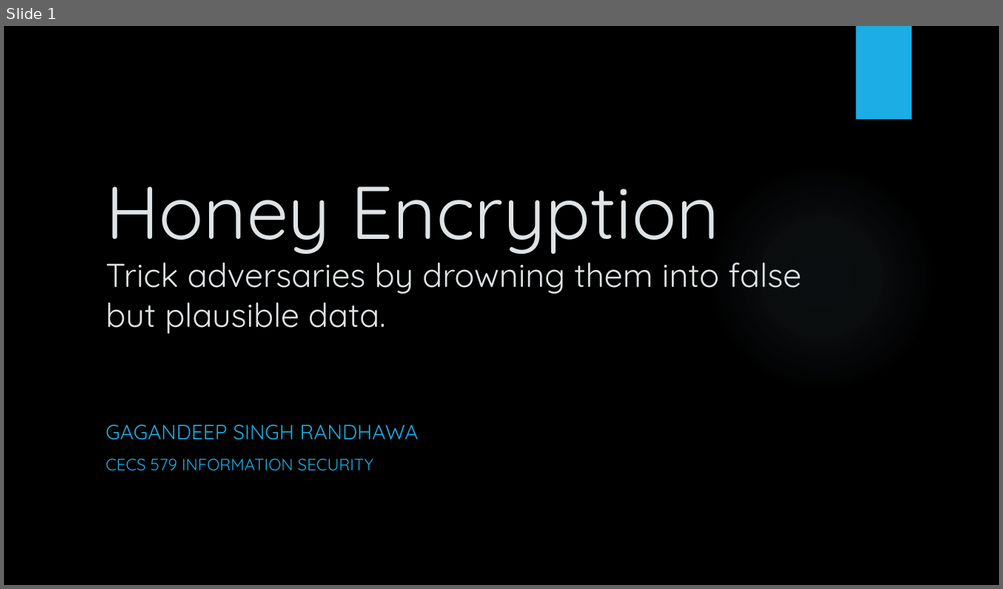
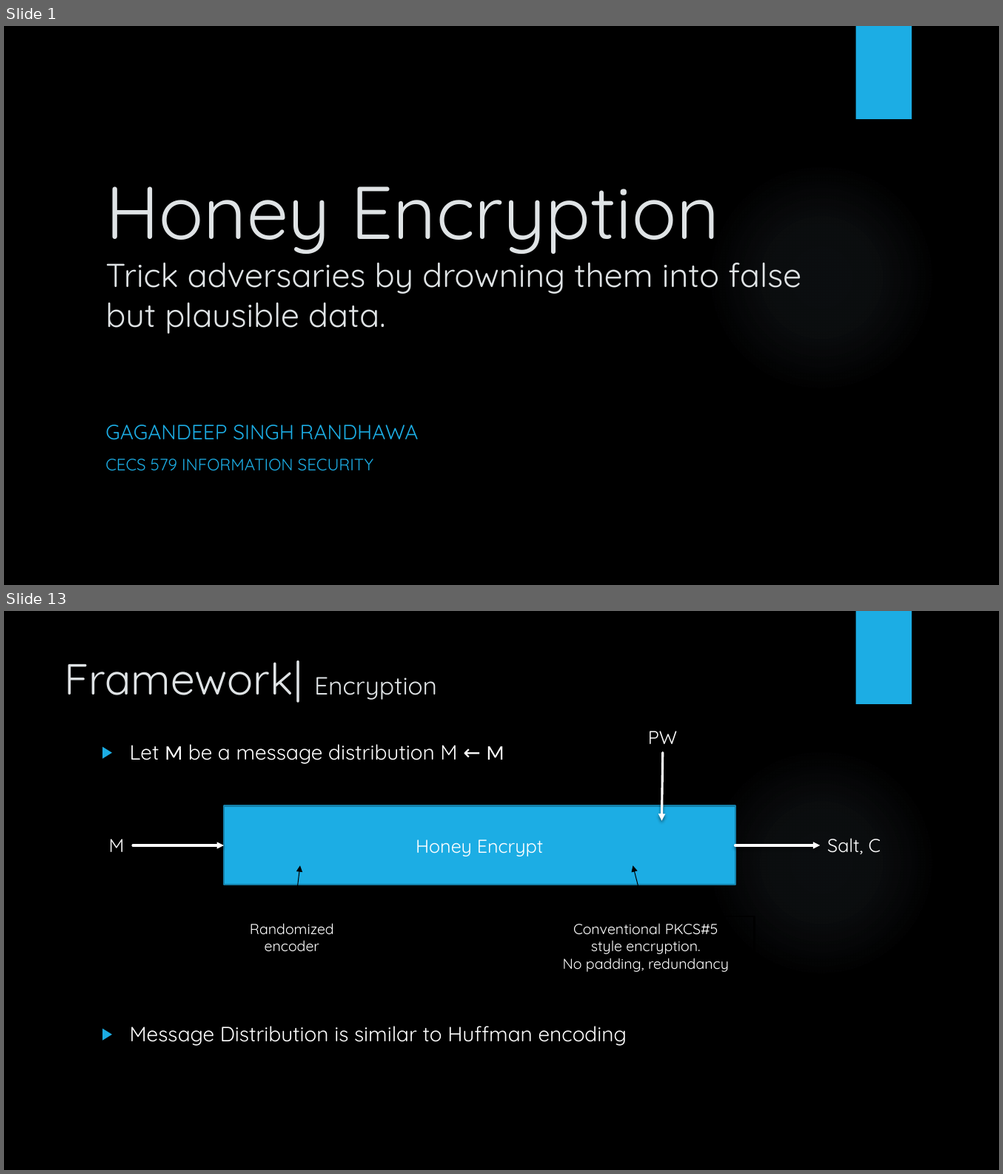
Before and after one commit to gagandeep7717/SecureCall, a slide deck: Presentations/Gagandeepsingh_Randhawa_Survey_Presentation.pptx. Shown one above the other, each under a label of ours: slide 1 before the commit, slides 1 and 13 after it; the slides between them are not shown. The pictures are 1003x589 and 1003x1174 pixels, drawn with LibreOffice and Linux fonts; fonts in the diff are those of the drawing; background and template pictures are left out. Boxes give left, top, right and bottom in pixels: in the first picture for what was removed or moved away, otherwise in the second. Text is boxed around its words. In the diff, an @@ line names an element or a change of style, - is before the commit and + after.

```diff
--- a/Presentations/Gagandeepsingh_Randhawa_Survey_Presentation.pptx
+++ b/Presentations/Gagandeepsingh_Randhawa_Survey_Presentation.pptx
@@ slide 13 added at (x1=4, y1=611, x2=999, y2=1170), background picture (left out); not listed: 2 template elements that a slide beside it also shows @@
@@ title added at (x1=64, y1=661, x2=437, y2=703), 42 pt, text #DFE3E5 @@
+Framework| Encryption
@@ text added at (x1=648, y1=731, x2=677, y2=744), 18 pt, text #FFFFFF @@
+PW
@@ text added at (x1=130, y1=744, x2=626, y2=1046), 20 pt, text #FFFFFF @@
+▶ Let M be a message distribution M ← M
+▶ Message Distribution is similar to Huffman encoding
@@ arrow added from (663, 753) to (661, 820), #FFFFFF 2.25 pt @@
@@ rectangle added at (x1=224, y1=806, x2=735, y2=885), fill #1CADE4, outline #1580A9 1.5 pt, 18 pt, text #FFFFFF @@
+Honey Encrypt
@@ text added at (x1=109, y1=839, x2=125, y2=852), 18 pt, text #FFFFFF @@
+M
@@ arrow added from (133, 846) to (224, 846), #FFFFFF 2.25 pt @@
@@ arrow added from (735, 846) to (820, 846), #FFFFFF 2.25 pt @@
@@ text added at (x1=827, y1=838, x2=880, y2=854), 18 pt, text #FFFFFF @@
+Salt, C
@@ arrow added from (293, 917) to (300, 866), #000000 0.75 pt @@
@@ arrow added from (646, 917) to (633, 866), #000000 0.75 pt @@
@@ rectangle added at (x1=217, y1=917, x2=370, y2=960), outline #000000 1.5 pt, 14 pt, text #FFFFFF @@
+Randomized
+encoder
@@ rectangle added at (x1=538, y1=917, x2=754, y2=977), outline #000000 1.5 pt, 14 pt, text #FFFFFF @@
+Conventional PKCS#5 style encryption. No padding, redundancy
```
Also in this commit, not shown: 23 other slides added.
